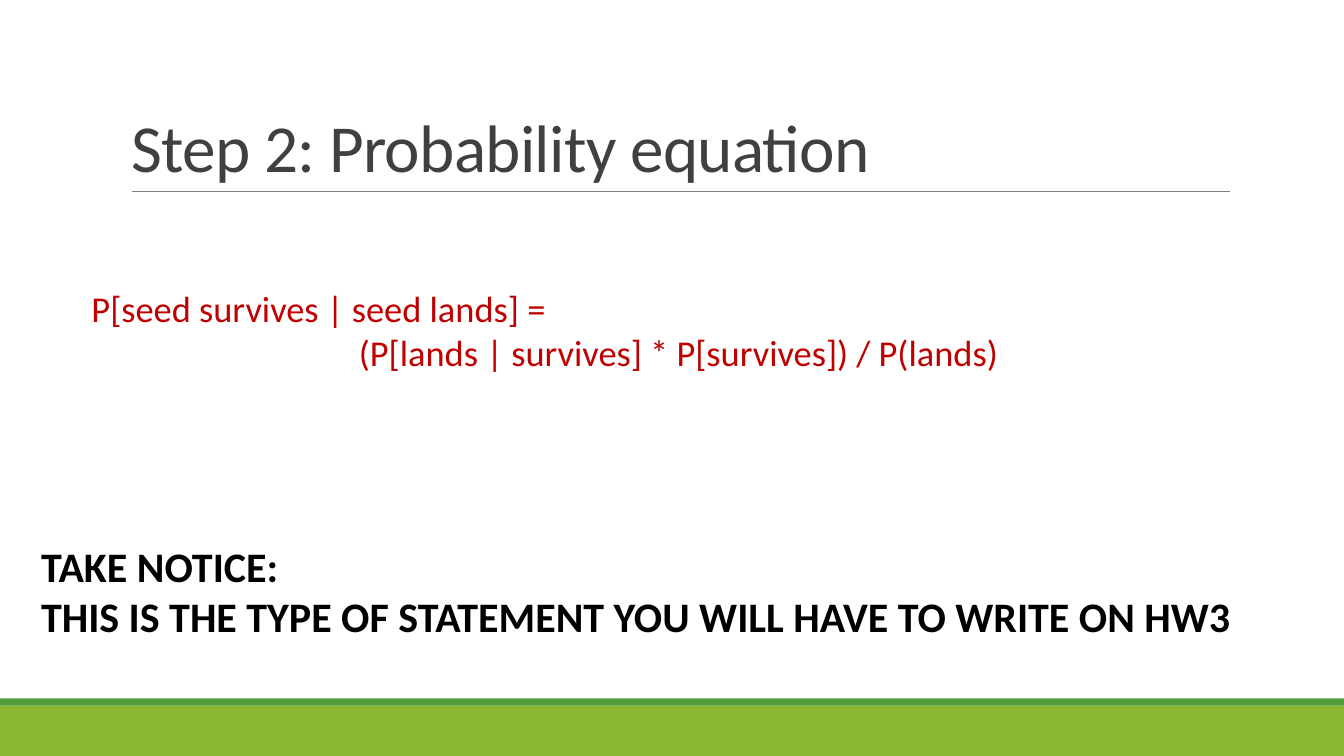
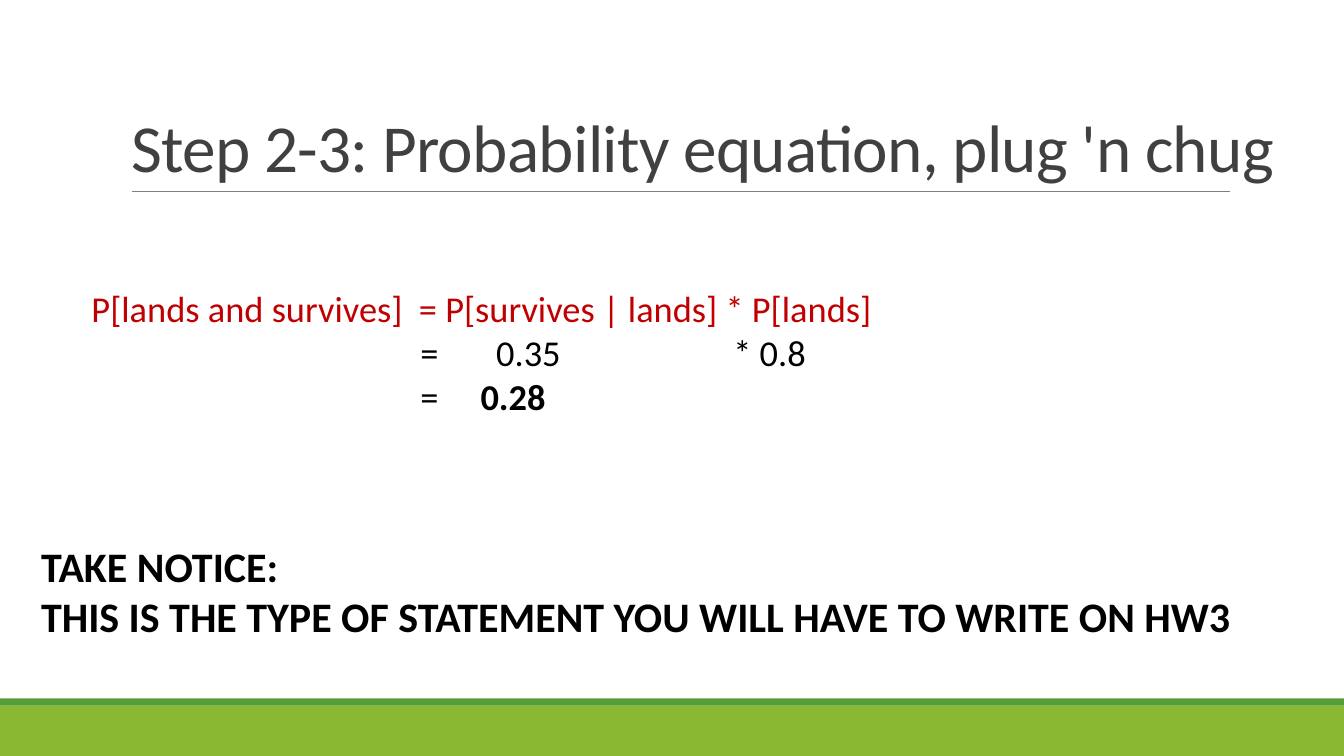
Before and after one commit to sjspielman/bio5312_fall2017, a slide deck: slide 38 of slides/day3_probability.pptx (slide 39 before the commit). Drawn at 1344x756 pixels with LibreOffice and Linux fonts; fonts in the diff are those of the drawing. Boxes give left, top, right and bottom in pixels: in the first picture for what was removed or moved away, otherwise in the second. Text is boxed around its words. In the diff, an @@ line names an element or a change of style, - is before the commit and + after.

```diff
--- a/slides/day3_probability.pptx
+++ b/slides/day3_probability.pptx
@@ title at bbox=[131, 125, 1273, 184]: text changed @@
-Step 2: Probability equation
+Step 2-3: Probability equation, plug 'n chug
@@ text at bbox=[91, 295, 871, 411]: text changed @@
-P[seed survives | seed lands] =
-(P[lands | survives] * P[survives]) / P(lands)
+P[lands and survives] = P[survives | lands] * P[lands]
+= 0.35 * 0.8
+= 0.28
```
Also in this commit, not shown: 1 other slide changed, 1 slide removed, 1 other file.
